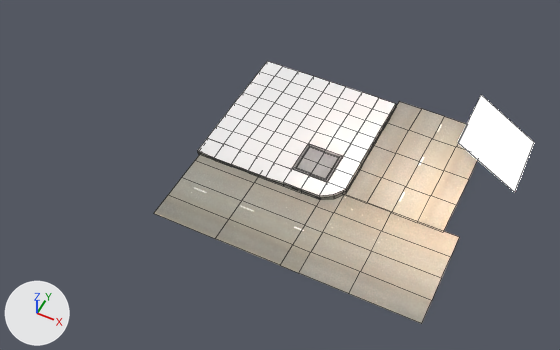
Two versions of the Blender file 01-Models/mg-parkplatz.blend, one commit apart.
One viewpoint serves both versions: a camera (50 mm lens) standing at (24.7, -54.2, 59.0) and looking at (0.5, -5.7, -1.5). The axes (+X, +Y, +Z) are drawn at lower left. The lights are the same throughout. Mesh edges are drawn as thin lines.
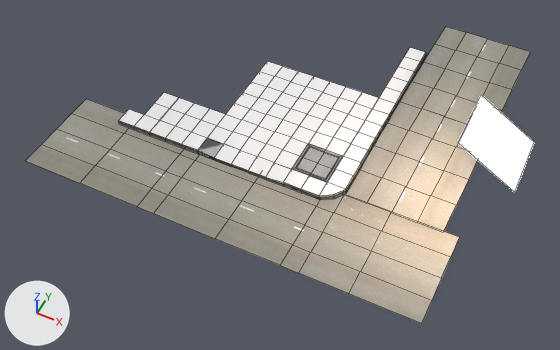
Commit message: Parkplatz erweitert

Pixel boxes (x1, y1, x2, y2) of what changed, in the pictures (560 x 350 px):
'Plane.001', reshaped (42% wider, 33% taller): before (154, 155, 459, 324); after (26, 99, 459, 324)
'Plane', reshaped (55% wider, 9% taller): before (198, 61, 397, 200); after (118, 48, 427, 200)
'Plane.002', reshaped: before (345, 101, 478, 232); after (345, 26, 530, 232)
part 1 of me_plane_002, added: after (26, 99, 200, 213)
part 2 of me_plane, built on: after (118, 48, 427, 160)
part 3 of me_plane_003, added: after (400, 26, 530, 124)

What changed in the scene script:
```text
Change me_plane_002:
    used by ob_plane_001; location = (6.15, -11.68, 0.04); scale = (13.8, 5.28, 5.28)
    remove me_plane_002.from_pydata(...)  # 30 vertices, 20 faces; spans x -1.0..1.0, y -1.0..1.0, z 0.0
    add me_plane_002.from_pydata(...)  # 50 vertices, 32 faces; spans x -2.14..1.0, y -1.0..1.0, z 0.0
    me_plane_002 part 1: a new loose piece of 20 vertices spanning x -2.14..-1.0, y -1.0..1.0, z 0.0, in mat_material_006 (picture img_roads0047_1_s_jpg)
Change me_plane:
    used by ob_plane; location = (0.0, 0.0, 0.0); scale = (7.95, 7.95, 7.95)
    remove me_plane.from_pydata(...)  # 257 vertices, 237 faces; spans x -1.0..1.02, y -1.02..1.0, z 0.0..0.05
    add me_plane.from_pydata(...)  # 407 vertices, 288 faces; spans x -2.25..1.02, y -1.02..2.25, z 0.0..0.05
    me_plane part 2
    2 faces are deleted
    84 vertices are added at x -2.25..1.02, y -1.02..2.25, z 0.0..0.05
    49 new vertices lie (0.25, 0.0, 0.0) away from vertices in x -2.25..0.75, y -1.02..2.25, z 0.0..0.05
    17 new vertices lie (0.0, 0.25, 0.0) away from vertices in x -1.0..1.02, y -1.0..2.0, z 0.0..0.04
    24 new faces join them, mat_material_004 (picture img_floorsmedieval0060_2_m_jpg)
    17 new faces join them, mat_material_001 (its picture is missing)
    12 new faces join them, mat_material_003 (its picture is missing)
Change me_plane_003:
    where me_plane_003.from_pydata(...)  # 25 vertices, 16 faces; spans x -1.0..1.0, y -1.0..1.0, z 0.0
    used by ob_plane_002; location = (13.23, 1.1, 0.04); rotation_euler = (0.0, 0.0, 1.553), in degrees (0, 0, 89); scale = (7.63, 5.28, 5.28)
    me_plane_003 part 3: the loose piece of 25 vertices spanning x -1.0..1.0, y -1.0..1.0, z 0.0 is copied, and the copy is moved by (2.0, 0.0, 0.0); it spans x 1.0..3.0, y -1.0..1.0, z 0.0
```
